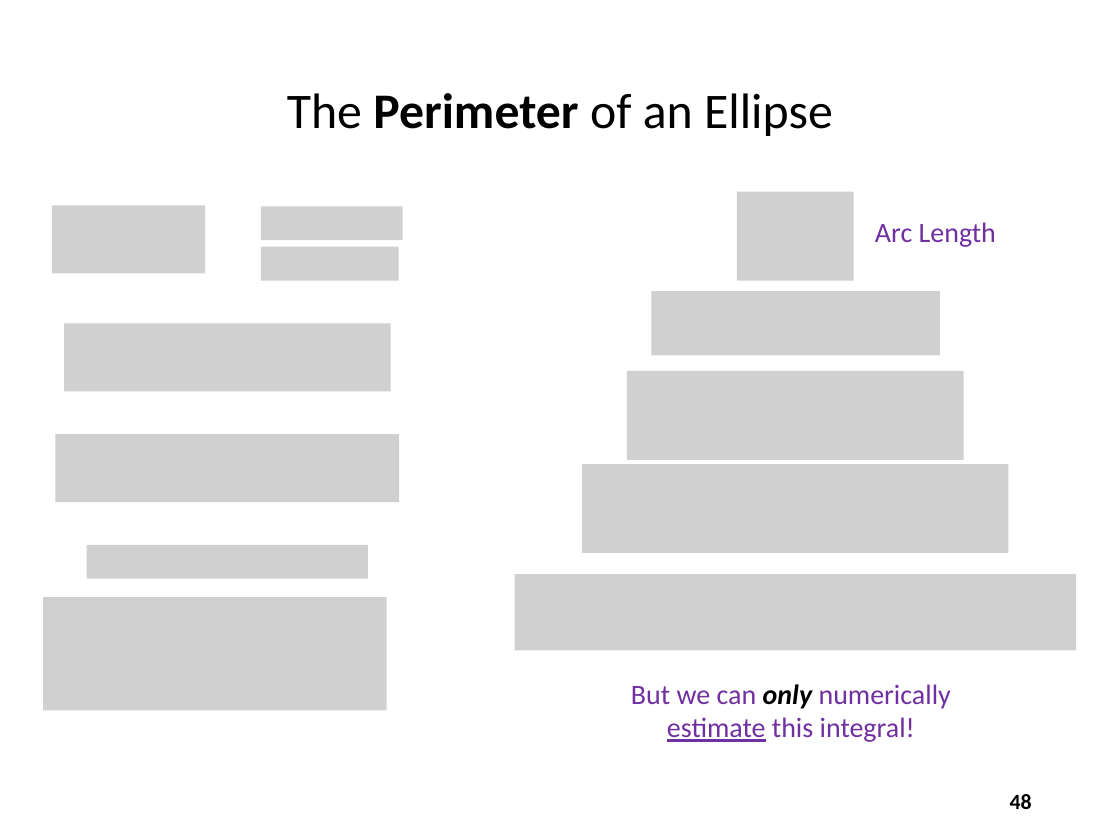
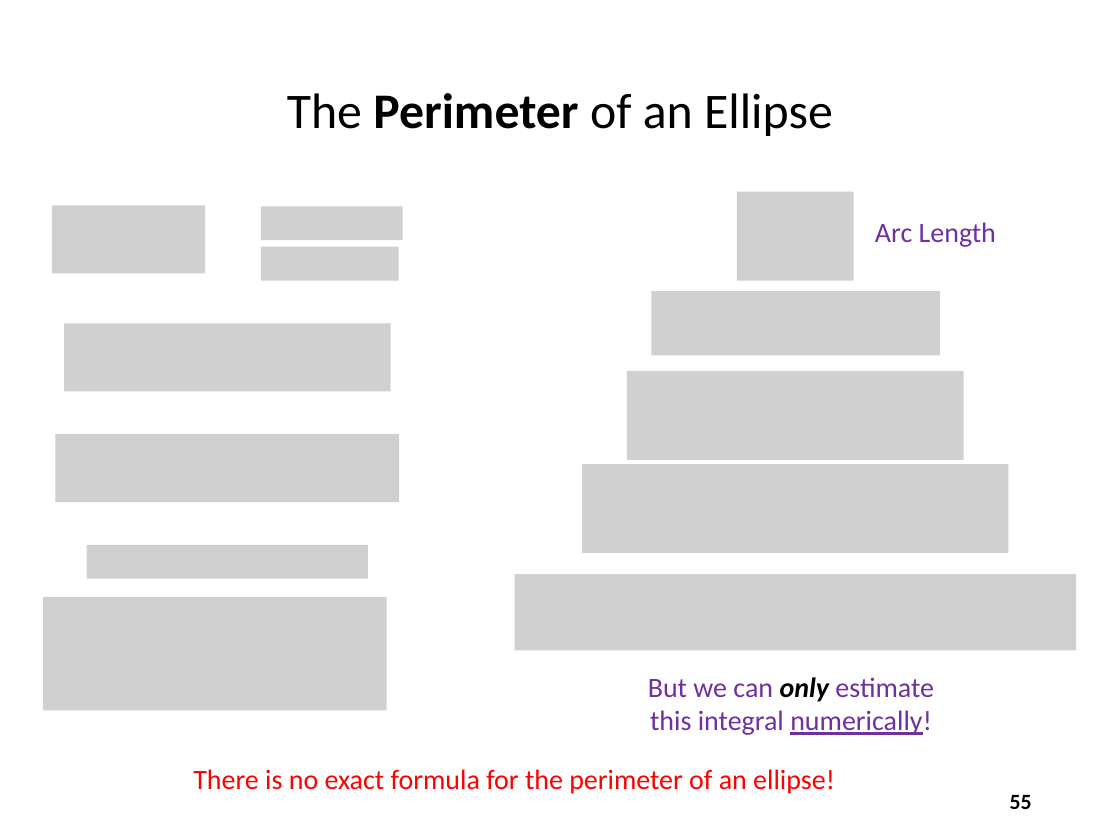
Before and after one commit to dbiersach/scicomp101, a slide deck: slide 55 of Session 07 - Trigonometry and Polar Graphs/Session 07 - Trigonometry and Polar Graphs.pptx (slide 48 before the commit). Drawn at 1120x840 pixels with LibreOffice and Linux fonts; fonts in the diff are those of the drawing; grey boxes stand for pictures. Boxes give left, top, right and bottom in pixels: in the first picture for what was removed or moved away, otherwise in the second. Text is boxed around its words. In the diff, an @@ line names an element or a change of style, - is before the commit and + after.

```diff
--- a/Session 07 - Trigonometry and Polar Graphs/Session 07 - Trigonometry and Polar Graphs.pptx
+++ b/Session 07 - Trigonometry and Polar Graphs/Session 07 - Trigonometry and Polar Graphs.pptx
@@ text at [648,677,934,735]: text changed @@
-But we can only numerically estimate this integral!
+But we can only estimate this integral numerically!
@@ text added at [193,769,835,794], 18 pt, text #FF0000 @@
+There is no exact formula for the perimeter of an ellipse!
@@ page number at [1010,795,1032,809]: text changed @@
-48
+55
```
Also in this commit, not shown: 17 other slides changed, 9 slides added, 1 slide removed, 1 other file.
